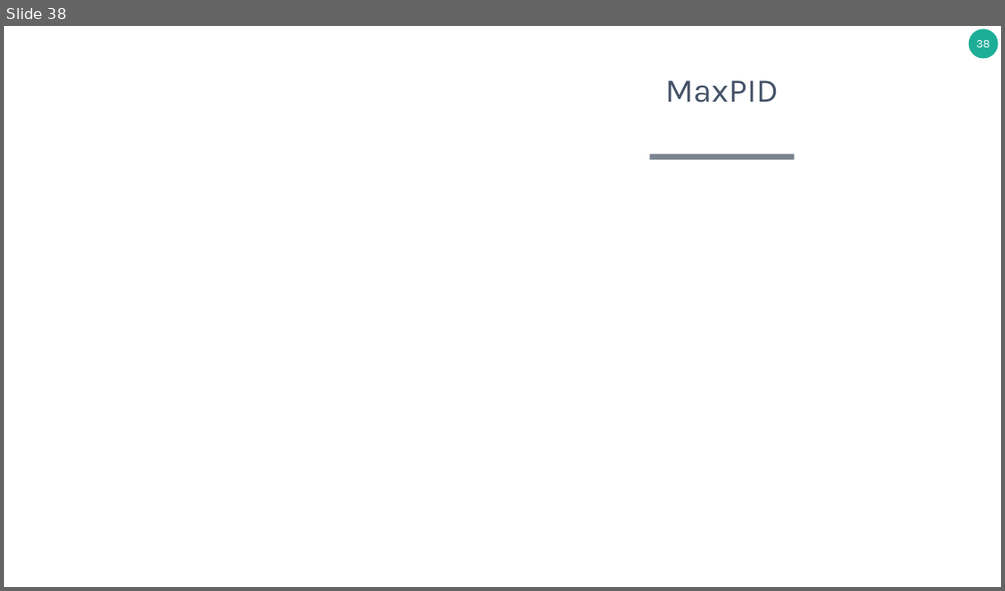
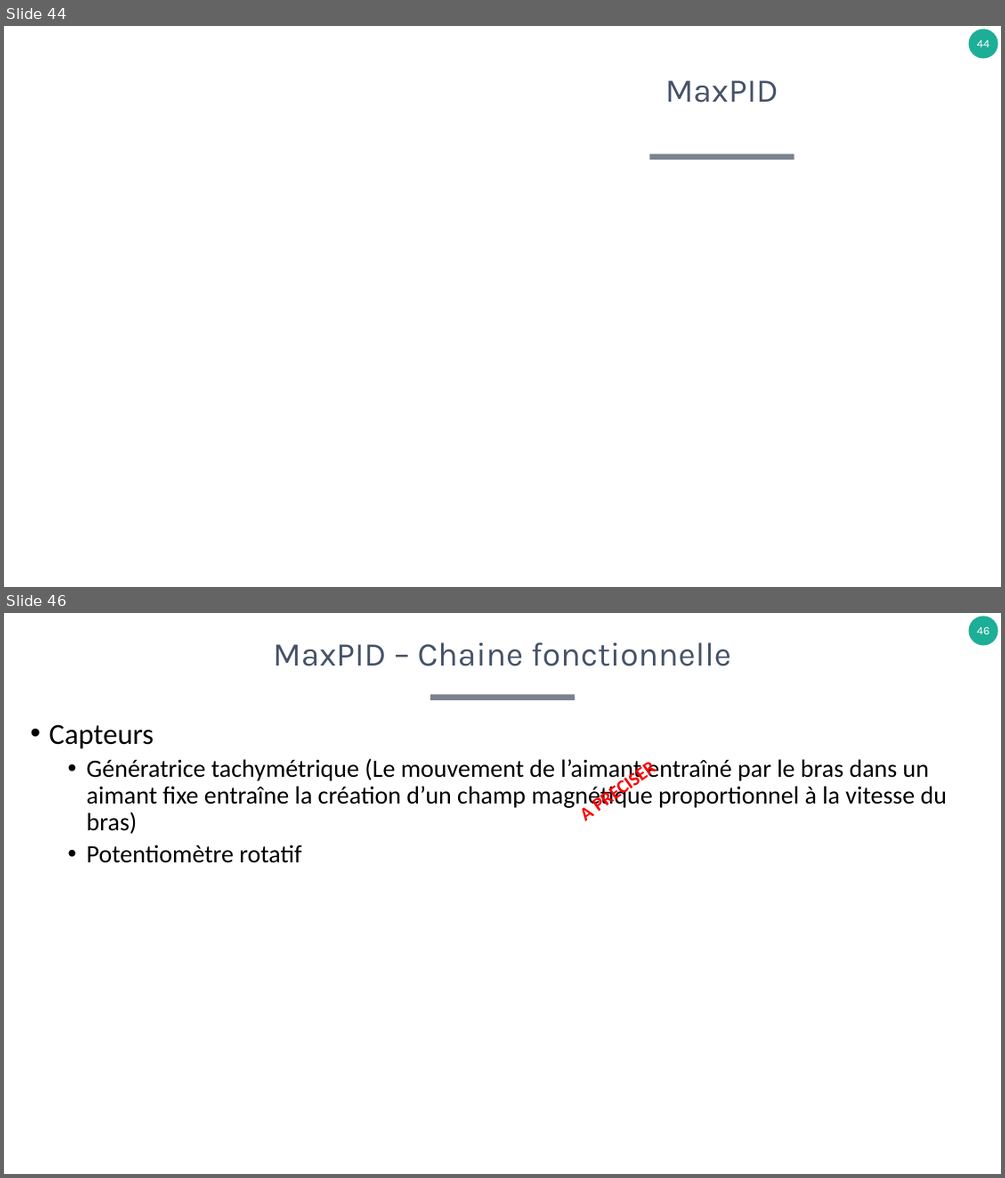
Before and after one commit to xpessoles/TP_Concours, a slide deck: B_Fiches_Protocoles/FichesSystemes.pptx. Shown one above the other, each under a label of ours: slide 38 before the commit, slides 44 and 46 after it; the slides between them are not shown. The pictures are 1005x591 and 1005x1178 pixels, drawn with LibreOffice and Linux fonts; fonts in the diff are those of the drawing. Boxes give left, top, right and bottom in pixels: in the first picture for what was removed or moved away, otherwise in the second. Text is boxed around its words. In the diff, an @@ line names an element or a change of style, - is before the commit and + after.

```diff
--- a/B_Fiches_Protocoles/FichesSystemes.pptx
+++ b/B_Fiches_Protocoles/FichesSystemes.pptx
@@ slide 46 added at bbox=[4, 613, 1001, 1174], background #FFFFFF; not listed: 1 template element that a slide beside it also shows @@
@@ title added at bbox=[273, 642, 731, 666], 32 pt, text #455368 @@
+MaxPID – Chaine fonctionnelle
@@ rectangle added at bbox=[430, 695, 574, 700], fill #7C8390 @@
@@ text added at bbox=[49, 724, 947, 863], 24 pt, text #000000 @@
+• Capteurs
+  • Génératrice tachymétrique (Le mouvement de l’aimant entraîné par le bras dans un aimant fixe entraîne la création d’un champ magnétique proportionnel à la vitesse du bras)
+  • Potentiomètre rotatif
@@ text added at bbox=[585, 808, 594, 821], 18 pt, text #FF0000, bold @@
+A PRECISER
@@ what was slide 38 is now slide 44 @@
@@ page number at bbox=[977, 40, 989, 47]: text changed @@
-38
+44
```
Also in this commit, not shown: 10 other slides added, 3 slides removed.
